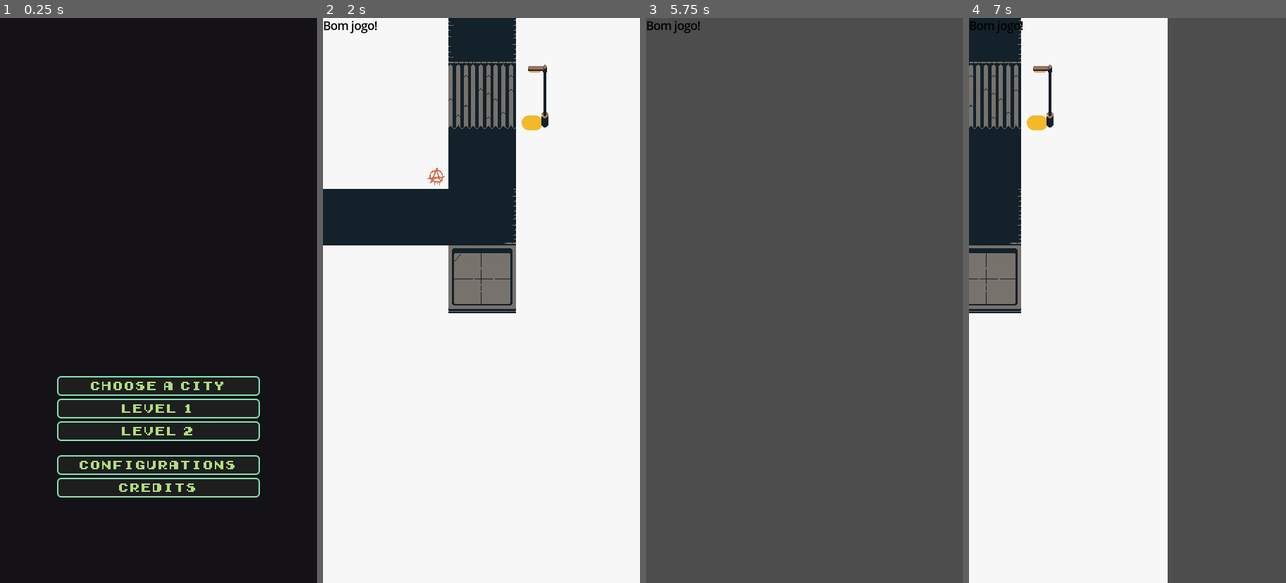
Above: before the commit, frames 1-4 (left to right).
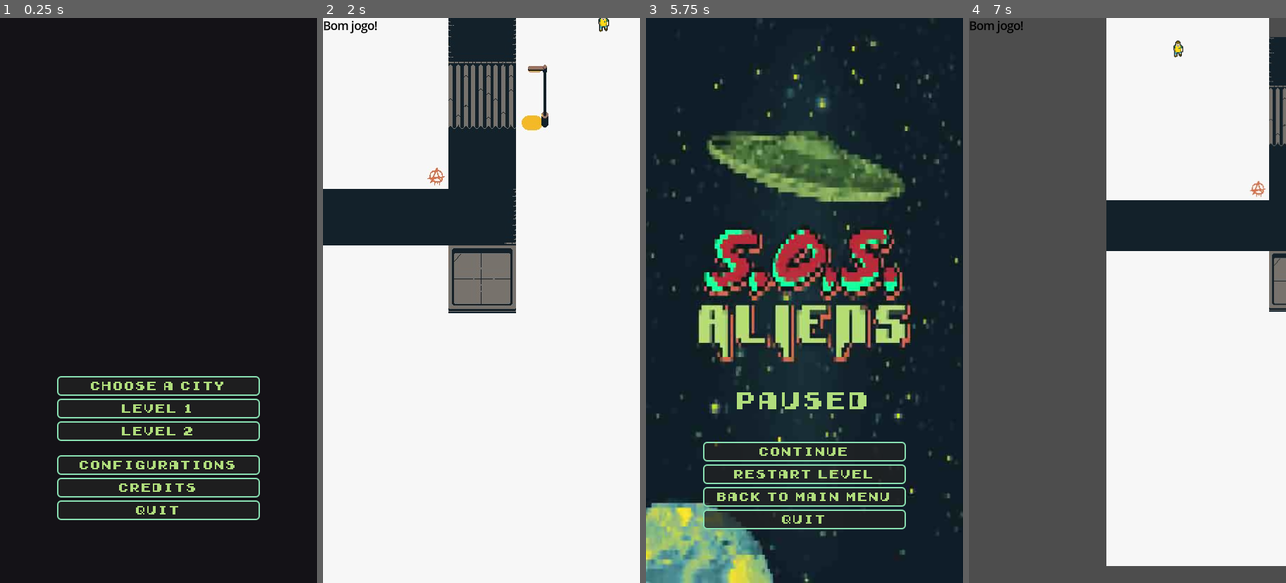
Above: after the commit, the same moments.

Repository: iparosds/SOS-Aliens
Game: Godot game, scene res://scenes/scene_manager.tscn
The game is run twice, just before and just after one commit, with the same random seed, the same clock (stepped at 60 frames per second) and the same inputs. Video files are missing from this copy of the repository; at most half a second of black plays in their place.
Inputs (mouse positions are in pixels of both pictures, inside the frame that each line leads up to):
- Up to frame 1 (0.25 s): no input
- Up to frame 2 (2 s): click "choose a city" at 0.5 s; click "Level 2" at 1.25 s
- Up to frame 3 (5.75 s): move the mouse to (874, 272) at 2.02 s; hold Right (right) 2.03-2.78 s; tap Mouse wheel up (zoom_in) at 2.1, 3.6, 5.1 s; click (874, 272) at 2.17 s; move the mouse to (741, 328) at 2.77 s; hold Down (down) 2.78-3.53 s; tap Mouse wheel down (zoom_out) at 2.85, 4.35 s; move the mouse to (836, 176) at 3.52 s; hold Right (right) 3.53-4.28 s; tap Enter at 4.25 s; move the mouse to (788, 413) at 4.27 s; hold W (up) 4.28-5.03 s; click (788, 413) at 4.42 s; tap Space at 5 s; move the mouse to (899, 385) at 5.02 s; hold Left (left) from 5.03 s (still down); tap Escape (pause, bound only after the commit) at 5.65 s
- Up to frame 4 (7 s): release Left (left) at 5.75 s; click (1127, 475) at 5.75 s, where only the run after the commit has a clickable "Restart Level"; move the mouse to (1032, 215) at 6.52 s; hold Left (left) from 6.53 s (still down); tap Mouse wheel down (zoom_out) at 6.6 s

The runs differ from the first frame. In frame 1, 0.4% of the frame differs, in the area x 18-82%, y 85-89%; in frame 2, less than 0.1%; in frame 3, 99%, in the area x 0-100%, y 0-100%; in frame 4, 81%.
Error before the commit: Cannot call method 'get_children' on a null value. (res://scripts/controller.gd:32)

Commit message:
Implementando pause menu.

Diff:
--- a/levels/level_01.tscn
+++ b/levels/level_01.tscn
@@ -882,12 +882,6 @@
 [node name="Timer" type="Timer" parent="."]
 wait_time = 180.0
 
-[node name="SaidaLabirinto" type="Node2D" parent="."]
-position = Vector2(-22, 298)
-
-[node name="EntradaLabirinto" type="Node2D" parent="."]
-position = Vector2(223, 2)
-
 [node name="EntradasLabirinto" type="Node" parent="."]
 
 [node name="Rua Lafaete" type="Node2D" parent="EntradasLabirinto"]
--- a/levels/level_02.tscn
+++ b/levels/level_02.tscn
@@ -496,6 +496,7 @@
 
 [node name="Level" type="Node2D"]
 script = ExtResource("1_g685p")
+max_patriotas = 100
 
 [node name="NavigationRegion2D" type="NavigationRegion2D" parent="."]
 navigation_polygon = SubResource("NavigationPolygon_g685p")
@@ -505,16 +506,32 @@
 tile_set = SubResource("TileSet_81a5f")
 
 [node name="Timer" type="Timer" parent="."]
-wait_time = 10.0
-
-[node name="SaidaLabirinto" type="Node2D" parent="."]
-position = Vector2(229, 295)
-
-[node name="EntradaLabirinto" type="Node2D" parent="."]
-position = Vector2(231, 52)
+wait_time = 180.0
 
 [node name="Spawn" type="Timer" parent="."]
 wait_time = 0.5
 
+[node name="EntradasLabirinto" type="Node" parent="."]
+
+[node name="Rua Lafaete" type="Node2D" parent="EntradasLabirinto"]
+position = Vector2(32, 22)
+
+[node name="Rua X" type="Node2D" parent="EntradasLabirinto"]
+position = Vector2(396, 24)
+
+[node name="Rua X2" type="Node2D" parent="EntradasLabirinto"]
+position = Vector2(217, 32)
+
+[node name="SaidasLabirinto" type="Node" parent="."]
+
+[node name="Saida1" type="Node2D" parent="SaidasLabirinto"]
+position = Vector2(41, 658)
+
+[node name="SAida2" type="Node2D" parent="SaidasLabirinto"]
+position = Vector2(247, 599)
+
+[node name="SAida3" type="Node2D" parent="SaidasLabirinto"]
+position = Vector2(404, 765)
+
 [connection signal="timeout" from="Timer" to="." method="_on_timer_timeout"]
 [connection signal="timeout" from="Spawn" to="." method="_on_spawn_timeout"]
--- a/project.godot
+++ b/project.godot
@@ -69,6 +69,11 @@
 "events": [Object(InputEventMouseButton,"resource_local_to_scene":false,"resource_name":"","device":-1,"window_id":0,"a …(258 unchanged characters)…
 ]
 }
+pause={
+"deadzone": 0.2,
+"events": [Object(InputEventKey,"resource_local_to_scene":false,"resource_name":"","device":-1,"window_id":0,"alt_pressed":false,"shift_pressed":false,"ctrl_pressed":false,"meta_pressed":false,"pressed":false,"keycode":0,"physical_keycode":4194305,"key_label":0,"unicode":0,"location":0,"echo":false,"script":null)
+]
+}
 
 [rendering]
 
--- a/scenes/pause_menu.tscn
+++ /dev/null
@@ -1,66 +0,0 @@
-[gd_scene load_steps=6 format=3 uid="uid://b2kddna8jonj7"]
-
-[ext_resource type="Script" uid="uid://dd3y451crgmmt" path="res://scripts/pause_menu.gd" id="1_5d2l8"]
-[ext_resource type="Texture2D" uid="uid://d1ar24frbwesc" path="res://media/logo-converter.png" id="2_ewgu5"]
-[ext_resource type="Theme" uid="uid://dmhlpo4s3t401" path="res://assets/themes/default_menu_theme.tres" id="2_kukqi"]
-[ext_resource type="FontFile" uid="uid://cul3qtiyor1u1" path="res://assets/fonts/Early GameBoy.ttf" id="3_ewgu5"]
-
-[sub_resource type="LabelSettings" id="LabelSettings_sn1ji"]
-font = ExtResource("3_ewgu5")
-font_size = 32
-font_color = Color(0.690196, 0.866667, 0.486275, 1)
-
-[node name="PauseMenu" type="CanvasLayer"]
-process_mode = 3
-script = ExtResource("1_5d2l8")
-
-[node name="TextureRect" type="TextureRect" parent="."]
-anchors_preset = 15
-anchor_right = 1.0
-anchor_bottom = 1.0
-grow_horizontal = 2
-grow_vertical = 2
-texture = ExtResource("2_ewgu5")
-
-[node name="VBoxContainer" type="VBoxContainer" parent="."]
-anchors_preset = -1
-anchor_left = 0.5
-anchor_top = 0.606
-anchor_right = 0.5
-anchor_bottom = 0.95
-offset_left = -144.0
-offset_top = 0.199982
-offset_right = 144.0
-grow_horizontal = 2
-grow_vertical = 2
-size_flags_horizontal = 4
-size_flags_vertical = 4
-theme = ExtResource("2_kukqi")
-alignment = 1
-
-[node name="LabelMarginContainer" type="MarginContainer" parent="VBoxContainer"]
-layout_mode = 2
-theme_override_constants/margin_bottom = 32
-
-[node name="Label" type="Label" parent="VBoxContainer/LabelMarginContainer"]
-layout_mode = 2
-text = "paused"
-label_settings = SubResource("LabelSettings_sn1ji")
-horizontal_alignment = 1
-vertical_alignment = 1
-
-[node name="Button_Restart" type="Button" parent="VBoxContainer"]
-layout_mode = 2
-text = "Restart Game"
-
-[node name="Button_Quit" type="Button" parent="VBoxContainer"]
-layout_mode = 2
-text = "Quit"
-
-[node name="Button_Back_To_Menu" type="Button" parent="VBoxContainer"]
-layout_mode = 2
-text = "Back to Menu"
-
-[node name="AudioStreamPlayer" type="AudioStreamPlayer" parent="."]
-autoplay = true
-playback_type = 1
--- a/scenes/ui.tscn
+++ b/scenes/ui.tscn
@@ -1,8 +1,15 @@
-[gd_scene load_steps=4 format=3 uid="uid://42oeppt28feq"]
+[gd_scene load_steps=7 format=3 uid="uid://42oeppt28feq"]
 
 [ext_resource type="Script" uid="uid://bcsw0mt21tpsw" path="res://scripts/ui.gd" id="1_nt7q6"]
 [ext_resource type="VideoStream" uid="uid://dgk38eyn2rgkj" path="res://media/logo-converter.ogv" id="2_x4jx1"]
 [ext_resource type="Theme" uid="uid://dmhlpo4s3t401" path="res://assets/themes/default_menu_theme.tres" id="3_yev5y"]
+[ext_resource type="Texture2D" uid="uid://d1ar24frbwesc" path="res://media/logo-converter.png" id="4_wm3ai"]
+[ext_resource type="FontFile" uid="uid://cul3qtiyor1u1" path="res://assets/fonts/Early GameBoy.ttf" id="5_8dubc"]
+
+[sub_resource type="LabelSettings" id="LabelSettings_p7vwb"]
+font = ExtResource("5_8dubc")
+font_size = 32
+font_color = Color(0.690196, 0.866667, 0.486275, 1)
 
 [node name="UI" type="Node2D"]
 script = ExtResource("1_nt7q6")
@@ -79,6 +86,10 @@
 layout_mode = 2
 text = "Credits"
 
+[node name="Button_Quit_From_Main_Menu" type="Button" parent="main_menu/VBoxContainer/SetupMarginContainer/VBoxContainer"]
+layout_mode = 2
+text = "Quit"
+
 [node name="level_menu" type="CanvasLayer" parent="."]
 visible = false
 
@@ -113,5 +124,63 @@
 popup/item_2/text = "Level 2"
 popup/item_2/id = 2
 
+[node name="pause_menu" type="CanvasLayer" parent="."]
+
+[node name="TextureRect" type="TextureRect" parent="pause_menu"]
+anchors_preset = 15
+anchor_right = 1.0
+anchor_bottom = 1.0
+grow_horizontal = 2
+grow_vertical = 2
+texture = ExtResource("4_wm3ai")
+
+[node name="VBoxContainer" type="VBoxContainer" parent="pause_menu"]
+anchors_preset = -1
+anchor_left = 0.5
+anchor_top = 0.606
+anchor_right = 0.5
+anchor_bottom = 0.95
+offset_left = -144.0
+offset_top = 0.199982
+offset_right = 144.0
+grow_horizontal = 2
+grow_vertical = 2
+size_flags_horizontal = 4
+size_flags_vertical = 4
+theme = ExtResource("3_yev5y")
+alignment = 1
+
+[node name="LabelMarginContainer" type="MarginContainer" parent="pause_menu/VBoxContainer"]
+layout_mode = 2
+theme_override_constants/margin_bottom = 32
+
+[node name="Label" type="Label" parent="pause_menu/VBoxContainer/LabelMarginContainer"]
+layout_mode = 2
+text = "paused"
+label_settings = SubResource("LabelSettings_p7vwb")
+horizontal_alignment = 1
+vertical_alignment = 1
+
+[node name="Button_Continue" type="Button" parent="pause_menu/VBoxContainer"]
+layout_mode = 2
+text = "continue"
+
+[node name="Button_Restart" type="Button" parent="pause_menu/VBoxContainer"]
+layout_mode = 2
+text = "Restart Level"
+
+[node name="Button_Back_To_Menu" type="Button" parent="pause_menu/VBoxContainer"]
+layout_mode = 2
+text = "Back to main menu"
+
+[node name="Button_Quit" type="Button" parent="pause_menu/VBoxContainer"]
+layout_mode = 2
+text = "Quit"
+
 [connection signal="pressed" from="main_menu/VBoxContainer/level_1" to="." method="_on_level_1_pressed"]
 [connection signal="pressed" from="main_menu/VBoxContainer/level_2" to="." method="_on_level_2_pressed"]
+[connection signal="pressed" from="main_menu/VBoxContainer/SetupMarginContainer/VBoxContainer/Button_Quit_From_Main_Menu" to="." method="_on_button_quit_from_main_menu_pressed"]
+[connection signal="pressed" from="pause_menu/VBoxContainer/Button_Continue" to="." method="_on_button_continue_pressed"]
+[connection signal="pressed" from="pause_menu/VBoxContainer/Button_Restart" to="." method="_on_button_restart_pressed"]
+[connection signal="pressed" from="pause_menu/VBoxContainer/Button_Back_To_Menu" to="." method="_on_button_back_to_menu_pressed"]
+[connection signal="pressed" from="pause_menu/VBoxContainer/Button_Quit" to="." method="_on_button_quit_pressed"]
--- a/scripts/controller.gd
+++ b/scripts/controller.gd
@@ -4,15 +4,23 @@
 var level: Level
 var ui: UI
 var camera_2d: Camera2D
-@onready var patriota = preload("res://scenes/patriota.tscn")
 
 var total_patriotas_generated := 0
 var max_patriotas_by_level := 0
+var current_level_path: String
+
+@onready var patriota = preload("res://scenes/patriota.tscn")
 
 func change_level(load_level):
 	var new_level = load(load_level).instantiate()
-	scene_manager.remove_child(level)
+
+	if level:
+		scene_manager.remove_child(level)
+
 	scene_manager.add_child(new_level)
+	level = new_level
+
+	current_level_path = load_level
 
 func start_level():
 	randomize()
@@ -24,15 +32,19 @@
 	ui.label.text = "Bom jogo!"
 	camera_2d.reset_camera()
 
+func restart_level():
+	if current_level_path:
+		change_level(current_level_path)
+		start_level()
+		camera_2d.reset_camera()
+
 func spawn_patriota():
 	if total_patriotas_generated >= max_patriotas_by_level:
 		level.spawn.stop()
 		return
 
 	var entradas = level.entradas_labirinto.get_children()
-
 	var saidas = level.saidas_labirinto.get_children()
-
 	var entrada_random = entradas[randi() % entradas.size()]
 	var saida_random = saidas[randi() % saidas.size()]
 
@@ -43,7 +55,6 @@
 	level.add_child(new_patriota)
 	total_patriotas_generated += 1
 
-
 func game_over():
 	print("game_over")
 	level.visible = false
@@ -51,3 +62,25 @@
 	ui.label.text = "Game Over"
 	ui.main_menu.visible = true
 	ui.visible = true
+
+func _unhandled_input(event: InputEvent) -> void:
+	if event.is_action_pressed("pause"):
+		toggle_pause()
+
+func toggle_pause():
+	if ui.is_paused:
+		ui.hide_pause_menu()
+	else:
+		ui.show_pause_menu()
+
+func back_to_main_menu():
+	if level:
+		level.queue_free()
+		level = null
+
+	ui.hide_pause_menu()
+	get_tree().paused = false
+
+	ui.main_menu.visible = true
+	ui.label.text = "Bem-vindo de volta!"
+	camera_2d.reset_camera()
--- a/scripts/level.gd
+++ b/scripts/level.gd
@@ -1,7 +1,5 @@
 class_name Level extends Node2D
 @onready var timer: Timer = $Timer
-@onready var saida_labirinto: Node2D = $SaidaLabirinto
-@onready var entrada_labirinto: Node2D = $EntradaLabirinto
 @onready var spawn: Timer = $Spawn
 @onready var entradas_labirinto: Node = $EntradasLabirinto
 @onready var saidas_labirinto: Node = $SaidasLabirinto
--- a/scripts/pause_menu.gd
+++ /dev/null
@@ -1,99 +0,0 @@
-# PauseMenu.gd
-# Script responsável por controlar o menu de pausa do jogo, incluindo salvar, carregar, reiniciar e sair do jogo.
-
-extends CanvasLayer
-
-# Referências para os botões do menu de pausa
-@onready var button_save: Button = $VBoxContainer/Button_Save
-@onready var button_load: Button = $VBoxContainer/Button_Load
-@onready var button_restart: Button = $VBoxContainer/Button_Restart
-@onready var button_quit: Button = $VBoxContainer/Button_Quit
-@onready var button_back_to_menu: Button = $VBoxContainer/Button_Back_To_Menu
-
-# Indica se o jogo está atualmente pausado
-var is_paused: bool = false
-
-
-# Chamado quando o nó entra na árvore de cena pela primeira vez
-func _ready() -> void:
-	# Esconde o menu de pausa ao iniciar
-	hide_pause_menu()
-
-	# Conecta os sinais dos botões às suas respectivas funções
-	button_save.pressed.connect(_on_save_pressed)
-	button_load.pressed.connect(_on_load_pressed)
-	button_restart.pressed.connect(_on_restart_pressed)
-	button_quit.pressed.connect(_on_quit_pressed)
-	button_back_to_menu.pressed.connect(_on_back_to_menu_pressed)
-
-
-# Captura entradas não tratadas, como pressionar a tecla de pausa
-func _unhandled_input(event: InputEvent) -> void:
-	if event.is_action_pressed("pause"):
-		# Alterna entre mostrar e esconder o menu de pausa
-		if not is_paused:
-			show_pause_menu()
-		else:
-			hide_pause_menu()
-
-		# Indica que a entrada já foi tratada, impedindo propagação
-		get_viewport().set_input_as_handled()
-
-
-# Exibe o menu de pausa e pausa o jogo
-func show_pause_menu() -> void:
-	get_tree().paused = true
-	visible = true
-	is_paused = true
-	button_save.grab_focus()
-
-
-# Esconde o menu de pausa e retoma o jogo
-func hide_pause_menu() -> void:
-	get_tree().paused = false
-	visible = false
-	is_paused = false
-
-
-# Salva o estado atual do jogo se estiver pausado
-func _on_save_pressed() -> void:
-	if not is_paused:
-		return
-
-	SaveManager.save_game()
-	hide_pause_menu()
-
-
-# Carrega o estado salvo do jogo se estiver pausado
-func _on_load_pressed() -> void:
-	if not is_paused:
-		return
-
-	SaveManager.load_game()
-	hide_pause_menu()
-
-
-# Reinicia a cena atual se estiver pausado
-func _on_restart_pressed() -> void:
-	if not is_paused:
-		return
-
-	hide_pause_menu()
-
-	# Recarrega a cena atual de forma segura
-	get_tree().reload_current_scene()
-
-
-# Encerra o jogo se estiver pausado
-func _on_quit_pressed() -> void:
-	if not is_paused:
-		return
-
-	get_tree().quit()
-
-# REtorna ao menu principal.
-func _on_back_to_menu_pressed():
-	if is_paused:
-		get_tree().paused = false
-		SceneManager.change_scene("res://scenes/MainMenu.tscn")
-		hide_pause_menu()
--- a/scripts/ui.gd
+++ b/scripts/ui.gd
@@ -1,13 +1,60 @@
 class_name UI extends Node2D
+
 @onready var main_menu: CanvasLayer = $main_menu
 @onready var header: CanvasLayer = $header
 @onready var label: Label = $header/Label
+@onready var level_menu: CanvasLayer = $level_menu
+@onready var pause_menu: CanvasLayer = $pause_menu
+
+var is_paused: bool = false
 
 func _ready():
 	Controller.ui = self
+	pause_menu.process_mode = Node.PROCESS_MODE_ALWAYS
+	hide_pause_menu()
 
+## Main menu
 func _on_level_1_pressed() -> void:
 	Controller.change_level("res://levels/level_01.tscn")
 
 func _on_level_2_pressed() -> void:
 	Controller.change_level("res://levels/level_02.tscn")
+
+func _on_button_quit_from_main_menu_pressed() -> void:
+	get_tree().quit()
+
+## Pause menu
+func show_pause_menu() -> void:
+	get_tree().paused = true
+	pause_menu.visible = true
+	is_paused = true
+
+func hide_pause_menu() -> void:
+	get_tree().paused = false
+	pause_menu.visible = false
+	is_paused = false
+
+func _on_button_continue_pressed() -> void:
+	if not is_paused:
+		return
+
+	hide_pause_menu()
+
+func _on_button_restart_pressed() -> void:
+	if not is_paused:
+		return
+
+	hide_pause_menu()
+	Controller.restart_level()
+
+func _on_button_quit_pressed() -> void:
+	if not is_paused:
+		return
+
+	get_tree().quit()
+
+func _on_button_back_to_menu_pressed() -> void:
+	if not is_paused:
+		return
+
+	Controller.back_to_main_menu()
Not shown, removed: scripts/pause_menu.gd.uid
